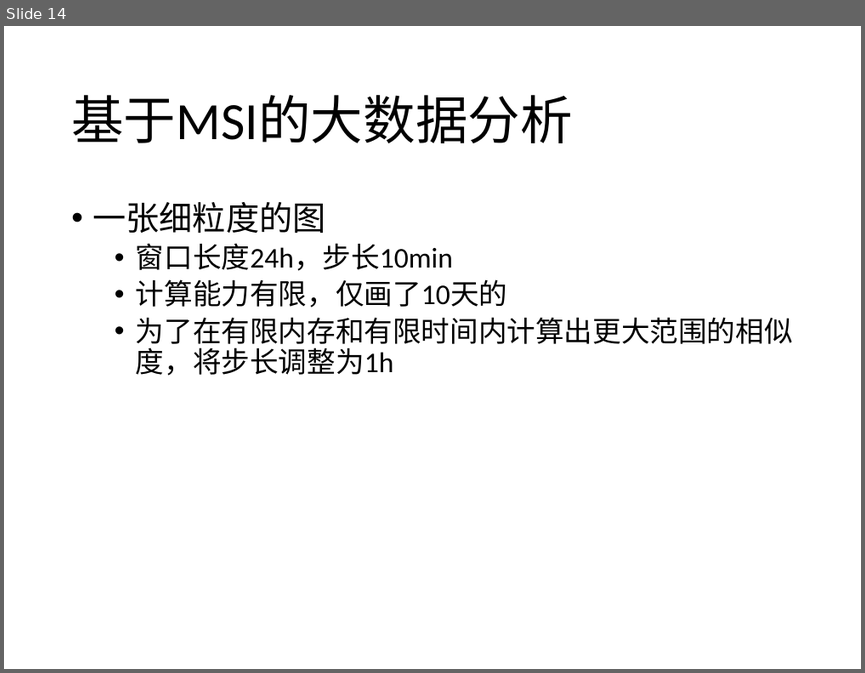
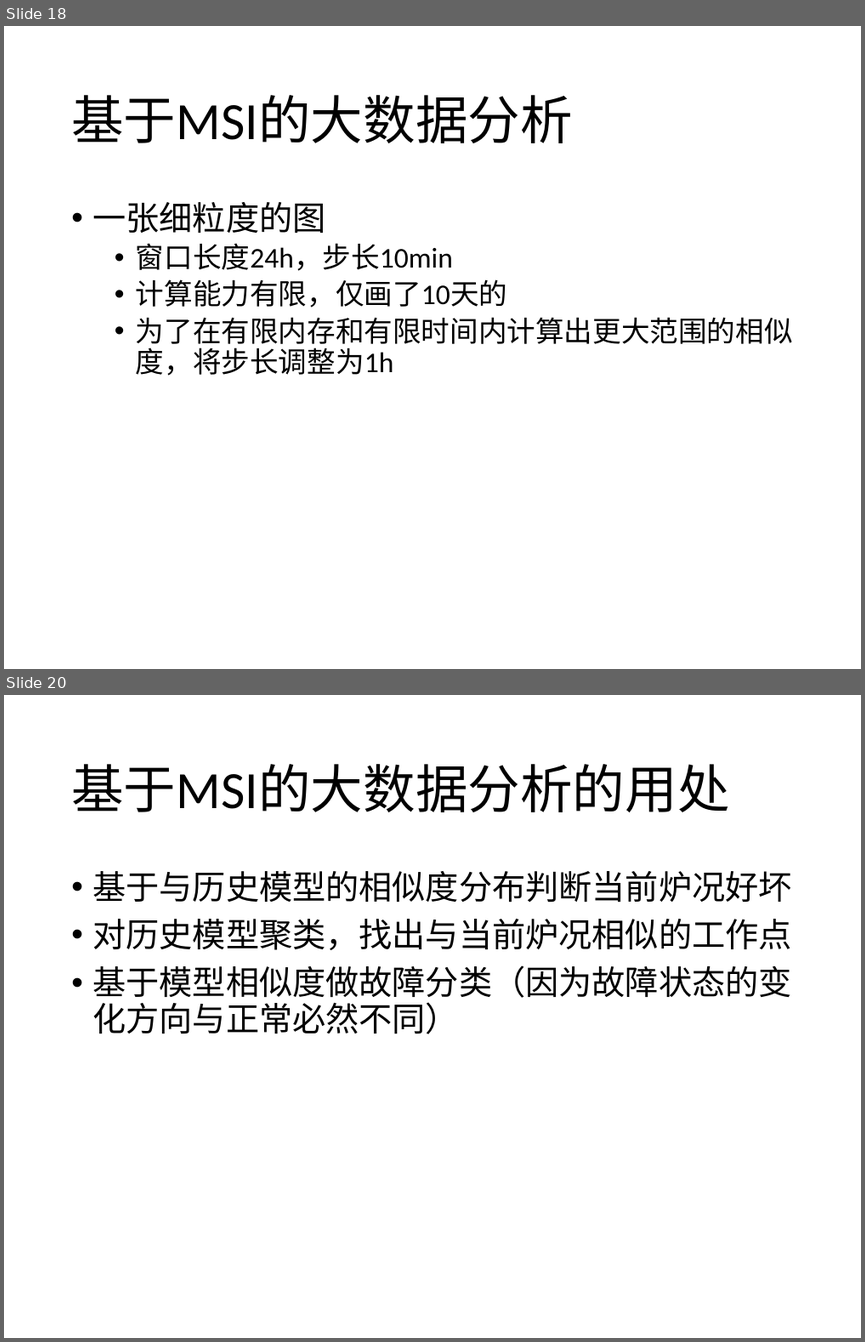
Before and after one commit to prm10/paper, a slide deck: presentation/msi.pptx. Shown one above the other, each under a label of ours: slide 14 before the commit, slides 18 and 20 after it; the slides between them are not shown. The pictures are 865x673 and 865x1342 pixels, drawn with LibreOffice and Linux fonts; fonts in the diff are those of the drawing. Boxes give left, top, right and bottom in pixels: in the first picture for what was removed or moved away, otherwise in the second. Text is boxed around its words. In the diff, an @@ line names an element or a change of style, - is before the commit and + after.

```diff
--- a/presentation/msi.pptx
+++ b/presentation/msi.pptx
@@ slide 20 added at [4,695,861,1338], background #FFFFFF @@
@@ title added at [71,764,730,812], 44 pt, text #000000 @@
+基于MSI的大数据分析的用处
@@ text added at [93,871,792,1034], 28 pt, text #000000 @@
+• 基于与历史模型的相似度分布判断当前炉况好坏
+• 对历史模型聚类，找出与当前炉况相似的工作点
+• 基于模型相似度做故障分类（因为故障状态的变化方向与正常必然不同）
@@ what was slide 14 is now slide 18 @@
```
Also in this commit, not shown: 11 slides changed, 5 other slides added, 3 slides removed, 2 other files.
